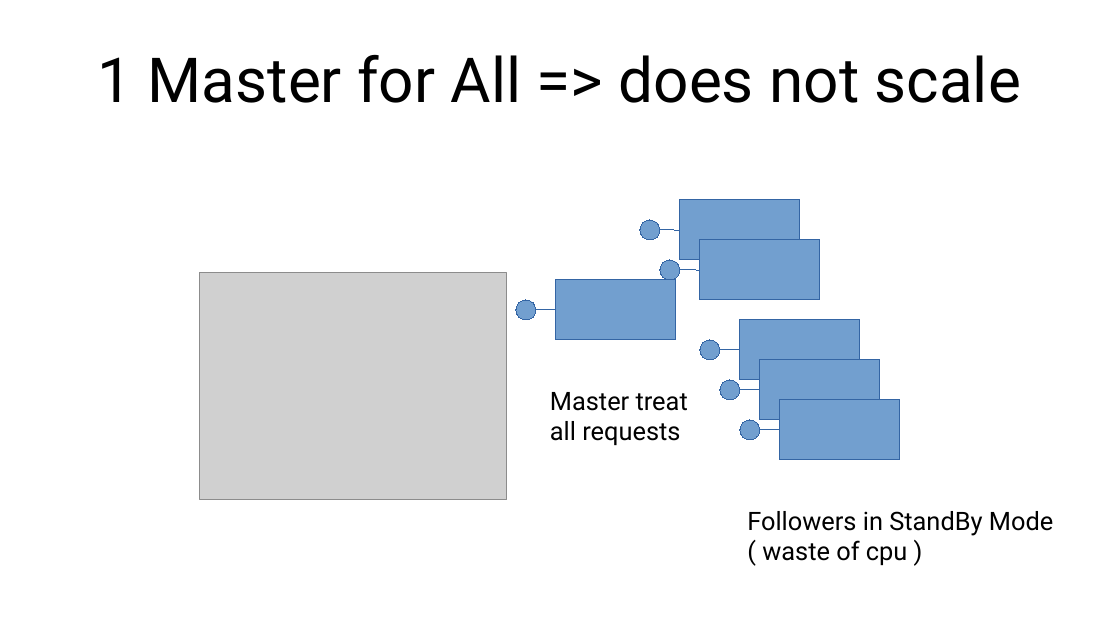
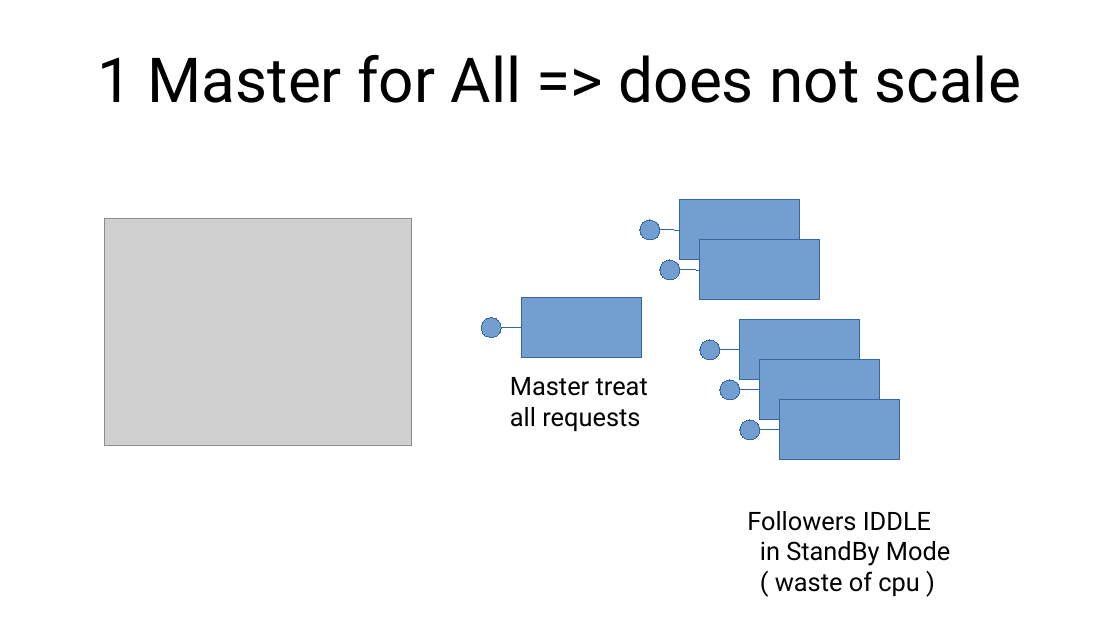
Before and after one commit to Arnaud-Nauwynck/presentations, a slide deck: slide 51 of pres-bigdata/3-failure-and-resiliency-pinciples-distributed-computing.pptx. Drawn at 1120x630 pixels with LibreOffice and Linux fonts; fonts in the diff are those of the drawing; grey boxes stand for pictures. Boxes give left, top, right and bottom in pixels: in the first picture for what was removed or moved away, otherwise in the second. Text is boxed around its words. In the diff, an @@ line names an element or a change of style, - is before the commit and + after.

```diff
--- a/pres-bigdata/3-failure-and-resiliency-pinciples-distributed-computing.pptx
+++ b/pres-bigdata/3-failure-and-resiliency-pinciples-distributed-computing.pptx
@@ picture: place and size @@
-picture at <box>200,273,507,501</box>
+picture at <box>104,219,411,446</box>
@@ freeform shape: place and size @@
-freeform shape at <box>556,281,676,340</box>
+freeform shape at <box>521,298,641,358</box>
@@ freeform shape: place and size @@
-freeform shape at <box>516,300,537,320</box>
+freeform shape at <box>482,318,502,338</box>
@@ line moved from (537, 310) - (556, 310) to (501, 327) - (521, 327) @@
@@ text "Master treat": place and size @@
-text "Master treat" at <box>550,392,688,445</box>
+text "Master treat" at <box>510,377,648,431</box>
@@ text at <box>747,511,950,566</box>: text changed @@
-Followers in StandBy Mode
+Followers IDDLE
+in StandBy Mode
```
Also in this commit, not shown: 11 other slides changed, 13 other files.
